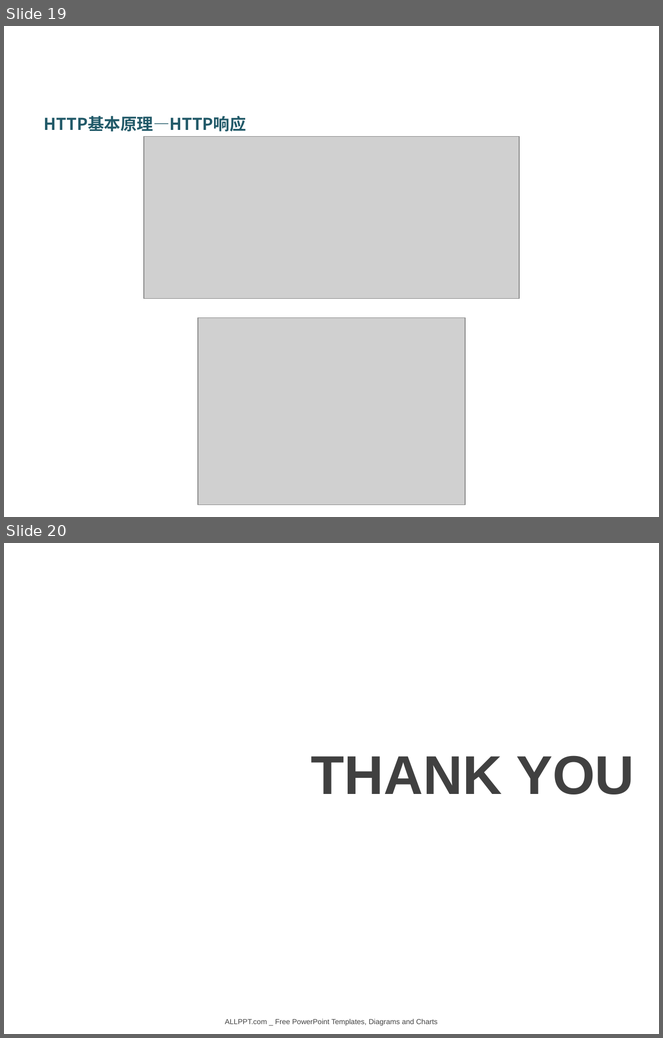
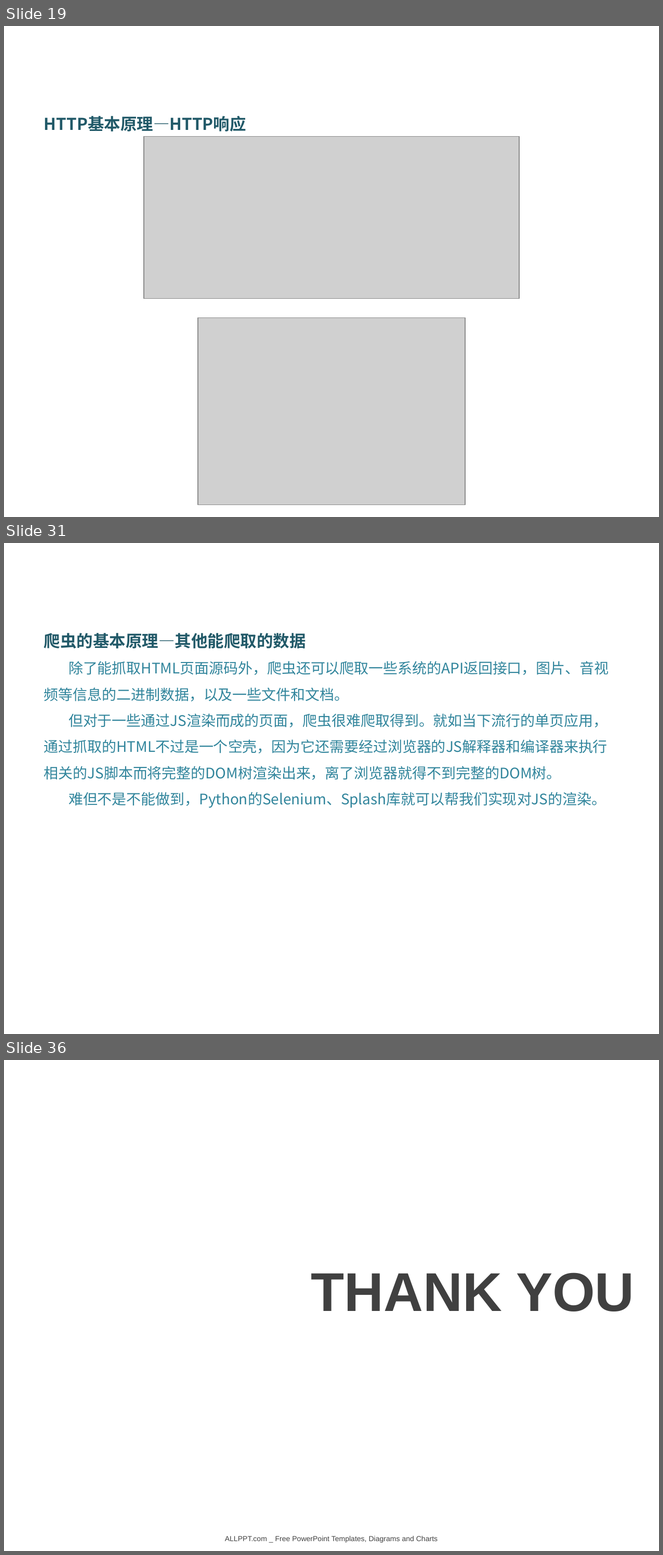
Before and after one commit to DataScienceCoding/Python-Web-Crawler, a slide deck: Python-Web-Crawler.pptx. Shown one above the other, each under a label of ours: slides 19 and 20 before the commit, slides 19, 31 and 36 after it; the slides between them are not shown. The pictures are 663x1038 and 663x1555 pixels, drawn with LibreOffice and Linux fonts; fonts in the diff are those of the drawing; grey boxes stand for pictures; background and template pictures are left out. Boxes give left, top, right and bottom in pixels: in the first picture for what was removed or moved away, otherwise in the second. Text is boxed around its words. In the diff, an @@ line names an element or a change of style, - is before the commit and + after.

```diff
--- a/Python-Web-Crawler.pptx
+++ b/Python-Web-Crawler.pptx
@@ slide 31 added at (4,543,659,1034), background picture (left out) @@
@@ text added at (44,633,609,808), 16 pt, text #31859C @@
+爬虫的基本原理—其他能爬取的数据
+除了能抓取HTML页面源码外，爬虫还可以爬取一些系统的API返回接口，图片、音视频等信息的二进制数据，以及一些文件和文档。
+但对于一些通过JS渲染而成的页面，爬虫很难爬取得到。就如当下流行的单页应用，通过抓取的HTML不过是一个空壳，因为它还需要经过浏览器的JS解释器和编译器来执行相关的JS脚本而将完整的DOM树渲染出来，离了浏览器就得不到完整的DOM树。
+难但不是不能做到，Python的Selenium、Splash库就可以帮我们实现对JS的渲染。
@@ what was slide 20 is now slide 36 @@
```
Also in this commit, not shown: 1 slide changed, 15 other slides added, 9 other files.
